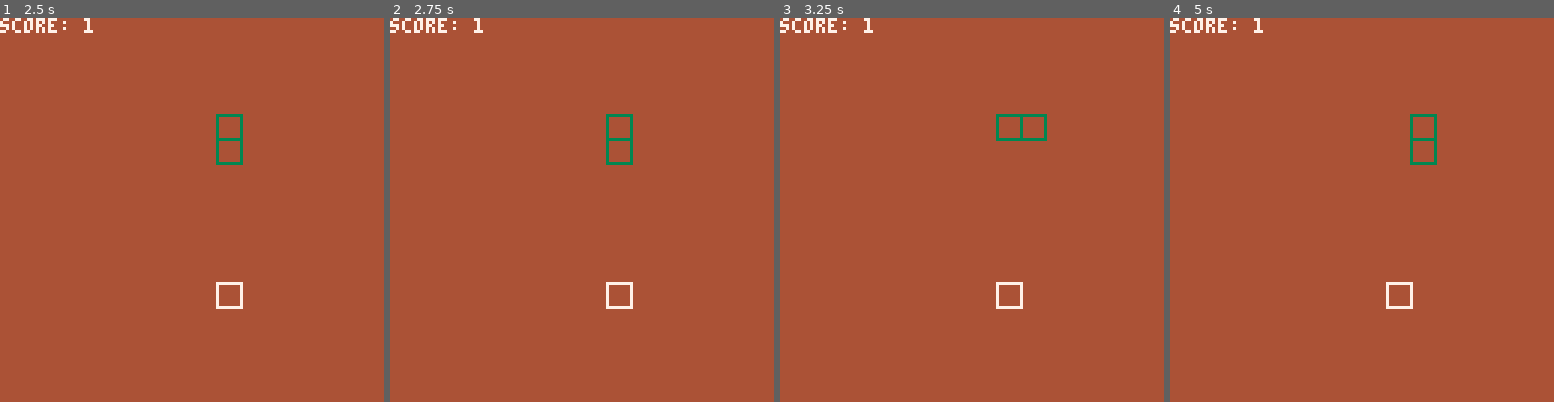
Above: before the commit, frames 1-4 (left to right).
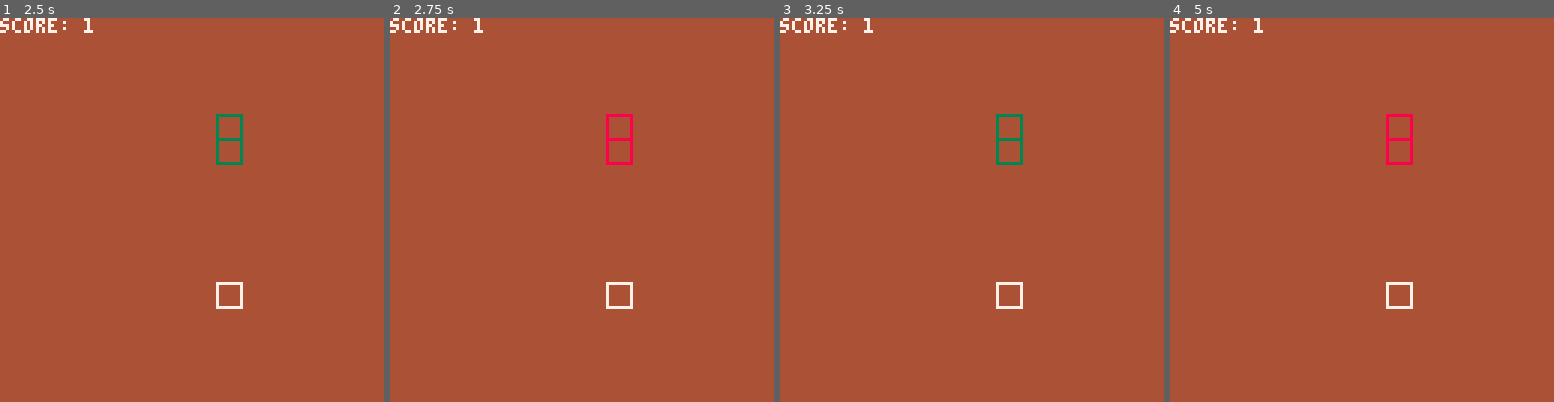
Above: after the commit, the same moments.

Repository: scottnm/snake.p8
Game: PICO-8 cartridge snake.p8
Two runs of this game, one before a commit and one after it. Both use one fixed random seed, a clock stepped at 60 frames per second and the inputs below.
Inputs:
- Up to frame 1 (2.5 s): tap X (X key) at 0.33, 1.07, 1.85 s; tap O (Z key) at 0.7, 1.7, 2.1 s; hold Right 1.6-2.1 s; hold Up 2.15-2.42 s; hold Right from 2.47 s (still down)
- Up to frame 2 (2.75 s): keep holding Right; tap O (Z key) at 2.5 s
- Up to frame 3 (3.25 s): tap O (Z key) at 2.9 s; tap X (X key) at 2.97 s; release Right at 3.03 s; hold Left from 3.08 s (still down)
- Up to frame 4 (5 s): tap O (Z key) every 0.4 s from 3.3 to 4.9 s; release Left at 3.58 s; hold Down 3.63-3.97 s; hold Right 4.02-4.68 s; tap X (X key) at 4.08 s; hold Up from 4.73 s (still down)

Frame 1 is identical in both runs. In frame 2, 0.3% of the frame differs, in the area x 56-64%, y 25-39%; in frame 3, 0.3%; in frame 4, 0.6%, in the area x 56-70%, y 25-39%.

Commit message:
added some basic game over logic but it's broken

Diff:
--- a/main.lua
+++ b/main.lua
@@ -3,6 +3,9 @@
 snake = {
     segments = {},
 }
+snake_color = 3
+snake_flash_color = 8
+game_over = false
 score = 0
 
 -- FIXME: maybe I should get rid of these component helpers if they're just bloating the code. I only have so many tokens and characters :)
@@ -100,7 +103,7 @@
     set_pos_cmpt(segment, xpos, ypos)
     set_size_cmpt(segment, snake_size)
     set_rect_collider_cmpt(segment, snake_size, snake_size)
-    set_color_cmpt(segment, 3)
+    set_color_cmpt(segment, snake_color)
     set_direction_cmpt(segment, dir)
 
     segment.last = {}
@@ -146,9 +149,17 @@
     end
 end
 
+function _update()
+    if game_over then
+        game_over_screen_update()
+    else
+        game_screen_update()
+    end
+end
+
 move_cnt = 0
 move_period = 15
-function _update()
+function game_screen_update()
     -- get the next frame of input
     input = poll_input(input)
 
@@ -184,6 +195,19 @@
 
         move_cnt = 0
     end
+
+    -- check for snake colliding with itself
+    for i=2,#snake.segments do
+        -- FIXME: maybe snake head should be a special element in the snake data
+        tail_segment = snake.segments[i]
+        if collides(snake.segments[1], tail_segment) then
+            snake.segments[1].game_over_collision = true
+            tail_segment.game_over_collision = true
+            game_over = true
+            return
+        end
+    end
+
 
     -- check for collisions with any pellets
     any_pellets_eaten = false
@@ -203,6 +227,7 @@
         end
     end
 
+    -- NOTE: improve by supporting spawning multiple pellets
     if any_pellets_eaten then
         -- clean up any eaten pellets
         next_pellet_idx = 1
@@ -220,7 +245,29 @@
     if any_pellets_eaten then
         generate_pellet(pellets)
     end
-
+end
+
+flash_cnt = 0
+function game_over_screen_update()
+    tail_segment = nil
+    for segment in all(snake.segments) do
+        if segment ~= snake.segments[1] and segment.game_over_collision then
+            tail_segment = segment
+            break
+        end
+    end
+
+    flash_cnt = (flash_cnt + 1) % 30
+
+    color = snake_color
+    if flash_cnt <= 15 then
+        color = snake_flash_color
+    end
+
+    snake.segments[1].color = color
+    if tail_segment ~= nil then
+        tail_segment.color = color
+    end
 end
 
 function draw_sqr(sqr)
@@ -233,11 +280,12 @@
 
 function _draw()
     cls(4)
-
     foreach(snake.segments, draw_sqr)
     foreach(pellets, draw_sqr)
     print("score: "..score, 0, 0, 7)
-
     -- printsqr("sk", snake.segments[1].pos, snake.segments[1].size, 0, 10)
     -- printsqr("p", pellets[1].pos, pellets[1].size, 0, 20)
-end
+
+    if game_over then
+    end
+end
